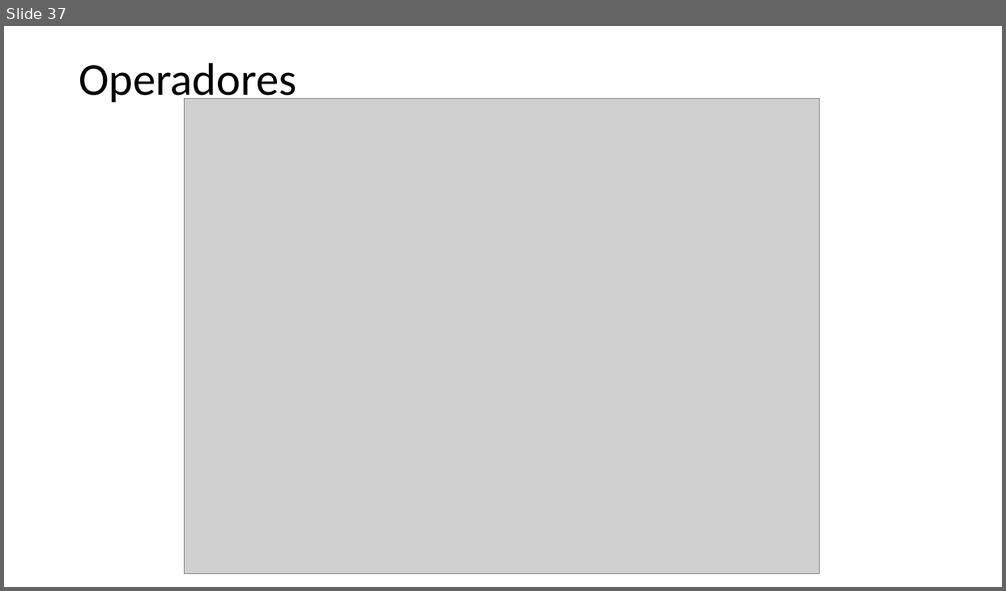
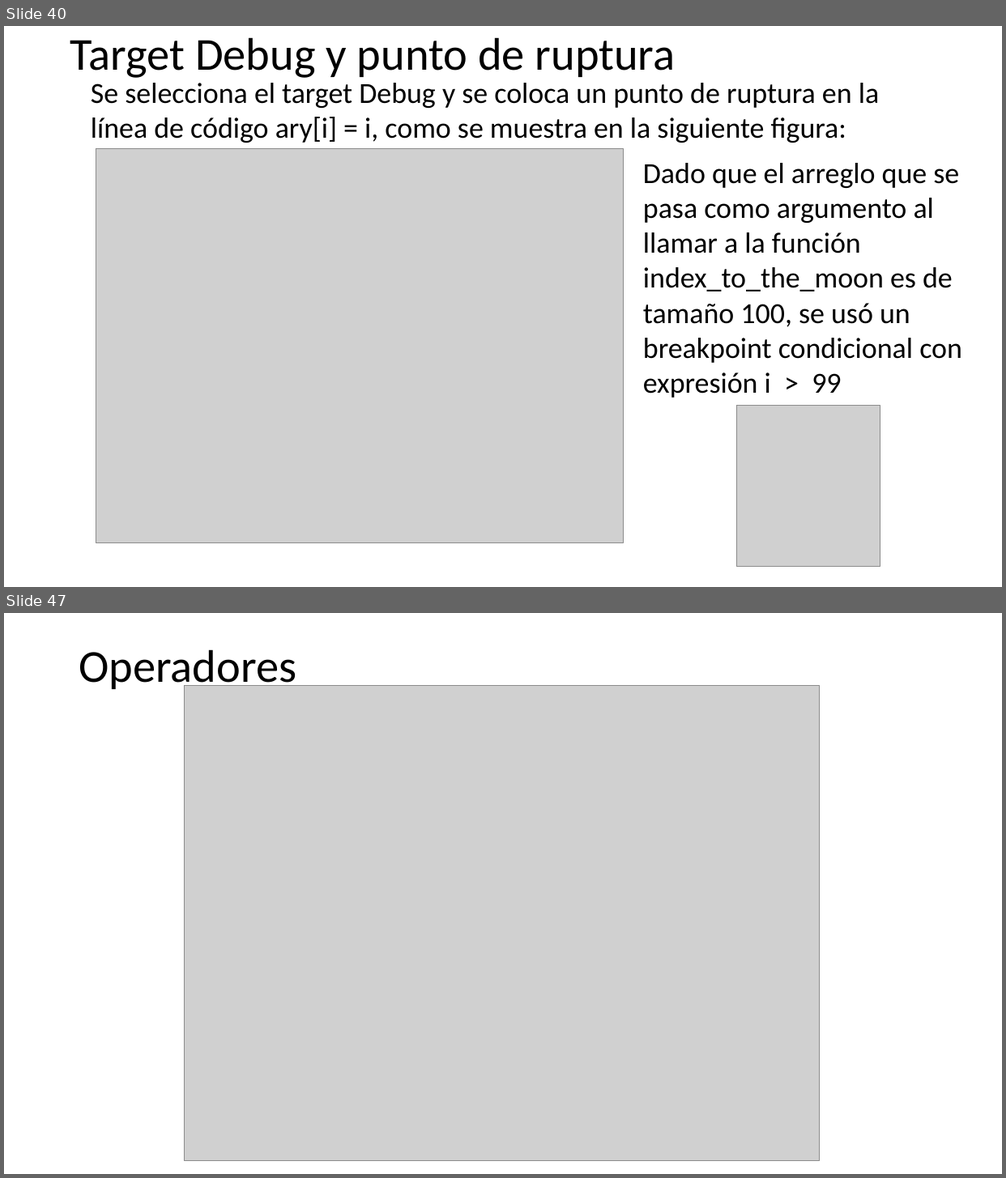
Before and after one commit to programacionestructurada/2021-2, a slide deck: U1_Introduccion_a_la_programacion/PracticaGuiada01_Introduccion_a_la_programacion.pptx. Shown one above the other, each under a label of ours: slide 37 before the commit, slides 40 and 47 after it; the slides between them are not shown. The pictures are 1006x591 and 1006x1178 pixels, drawn with LibreOffice and Linux fonts; fonts in the diff are those of the drawing; grey boxes stand for pictures. Boxes give left, top, right and bottom in pixels: in the first picture for what was removed or moved away, otherwise in the second. Text is boxed around its words. In the diff, an @@ line names an element or a change of style, - is before the commit and + after.

```diff
--- a/U1_Introduccion_a_la_programacion/PracticaGuiada01_Introduccion_a_la_programacion.pptx
+++ b/U1_Introduccion_a_la_programacion/PracticaGuiada01_Introduccion_a_la_programacion.pptx
@@ slide 40 added at (x1=4, y1=26, x2=1002, y2=587), background #FFFFFF @@
@@ title added at (x1=70, y1=37, x2=675, y2=78), 44 pt, text #000000 @@
+Target Debug y punto de ruptura
@@ text added at (x1=91, y1=83, x2=879, y2=143), 28 pt, text #000000 @@
+Se selecciona el target Debug y se coloca un punto de ruptura en la
+línea de código ary[i] = i, como se muestra en la siguiente figura:
@@ picture added at (x1=96, y1=149, x2=623, y2=544) @@
@@ text added at (x1=643, y1=163, x2=962, y2=398), 28 pt, text #000000 @@
+Dado que el arreglo que se
+pasa como argumento al
+llamar a la función
+index_to_the_moon es de
+tamaño 100, se usó un
+breakpoint condicional con
+expresión i > 99
@@ picture added at (x1=736, y1=406, x2=880, y2=567) @@
@@ what was slide 37 is now slide 47 @@
```
Also in this commit, not shown: 2 slides changed, 10 other slides added, 1 slide removed.
